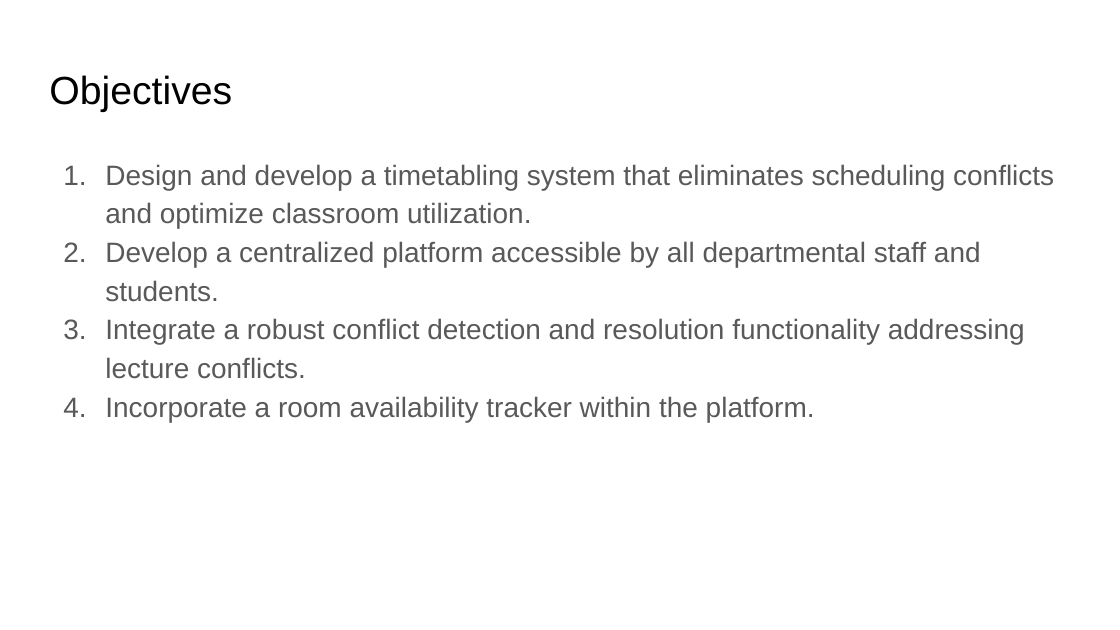
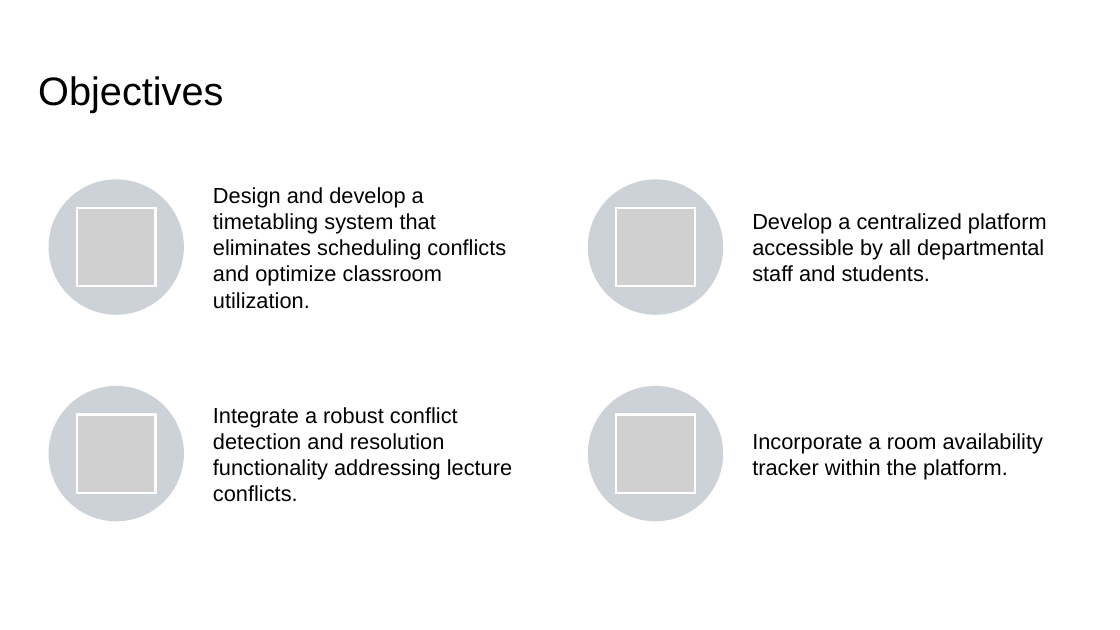
Before and after one commit to csawe/MTB, a slide deck: slide 4 of Documents/Presentation.pptx. Drawn at 1120x630 pixels with LibreOffice and Linux fonts; fonts in the diff are those of the drawing; grey boxes stand for pictures. Boxes give left, top, right and bottom in pixels: in the first picture for what was removed or moved away, otherwise in the second. Text is boxed around its words. In the diff, an @@ line names an element or a change of style, - is before the commit and + after.

```diff
--- a/Documents/Presentation.pptx
+++ b/Documents/Presentation.pptx
@@ title "Objectives" at [38,76,223,112]: size 25.2 to 25.5 pt @@
@@ text removed at [105,164,1054,422] @@
-1. Design and develop a timetabling system that eliminates scheduling conflicts and optimize classroom utilization.
-2. Develop a centralized platform accessible by all departmental staff and students.
-3. Integrate a robust conflict detection and resolution functionality addressing lecture conflicts.
-4. Incorporate a room availability tracker within the platform.
@@ group added at [48,179,1047,522]: 4 ellipses, 4 pictures, 4 texts @@
+Design and develop a timetabling system that eliminates scheduling conflicts and optimize classroom utilization.
+Develop a centralized platform accessible by all departmental staff and students.
+Integrate a robust conflict detection and resolution functionality addressing lecture conflicts.
+Incorporate a room availability tracker within the platform.
```
Also in this commit, not shown: 6 other slides changed, 6 other files.
